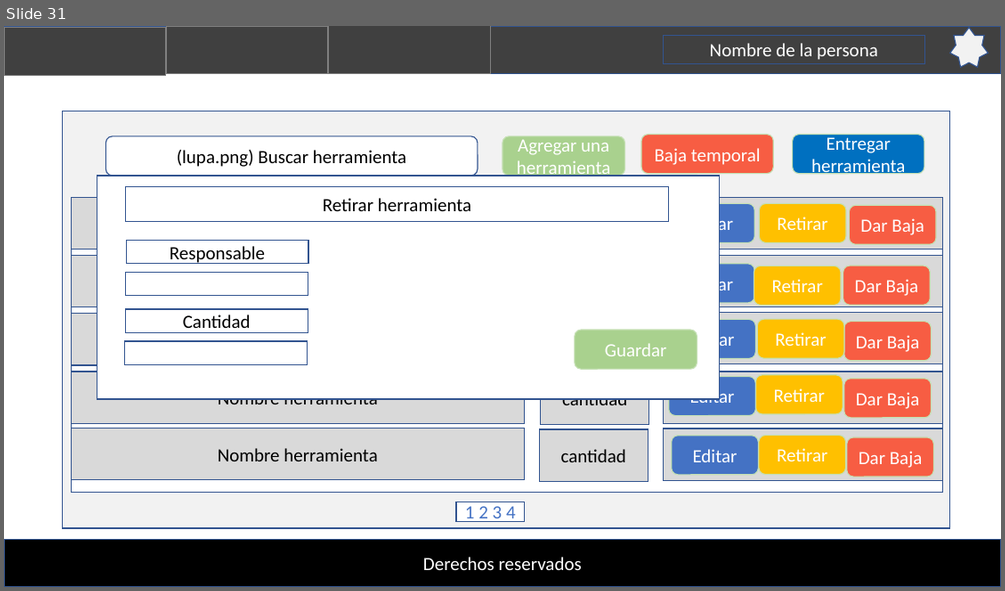
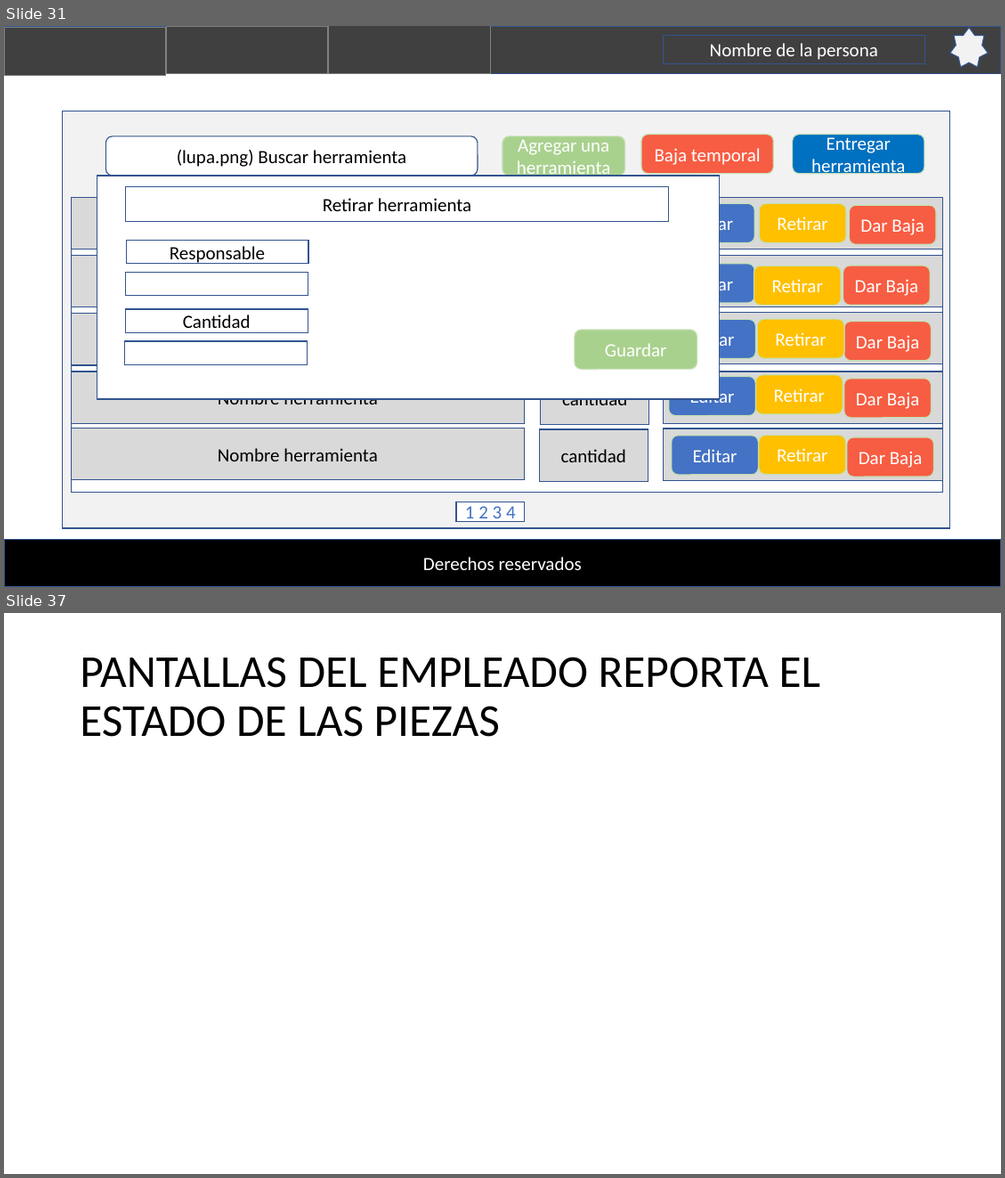
Before and after one commit to aodvmake/practica, a slide deck: wireframe.pptx. Shown one above the other, each under a label of ours: slide 31 before the commit, slides 31 and 37 after it; the slides between them are not shown. The pictures are 1005x591 and 1005x1178 pixels, drawn with LibreOffice and Linux fonts; fonts in the diff are those of the drawing. Boxes give left, top, right and bottom in pixels: in the first picture for what was removed or moved away, otherwise in the second. Text is boxed around its words. In the diff, an @@ line names an element or a change of style, - is before the commit and + after.

```diff
--- a/wireframe.pptx
+++ b/wireframe.pptx
@@ slide 37 added at (x1=4, y1=613, x2=1001, y2=1174), background #FFFFFF @@
@@ title added at (x1=80, y1=657, x2=821, y2=737), 44 pt, text #000000 @@
+PANTALLAS DEL EMPLEADO REPORTA EL ESTADO DE LAS PIEZAS
```
Also in this commit, not shown: 14 other slides added, 6 other files.
